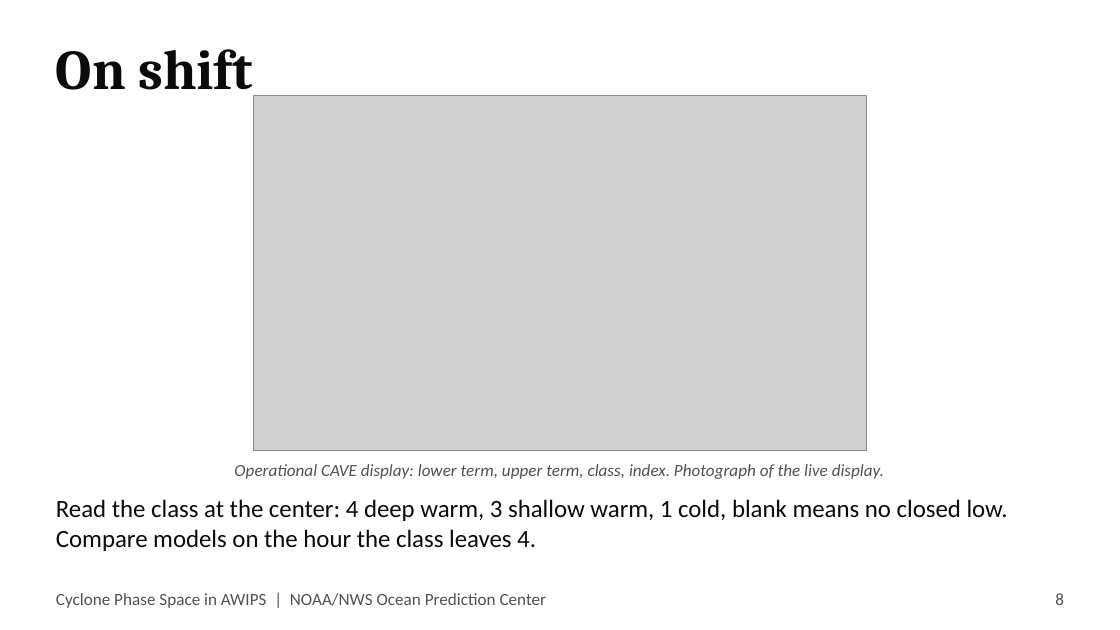
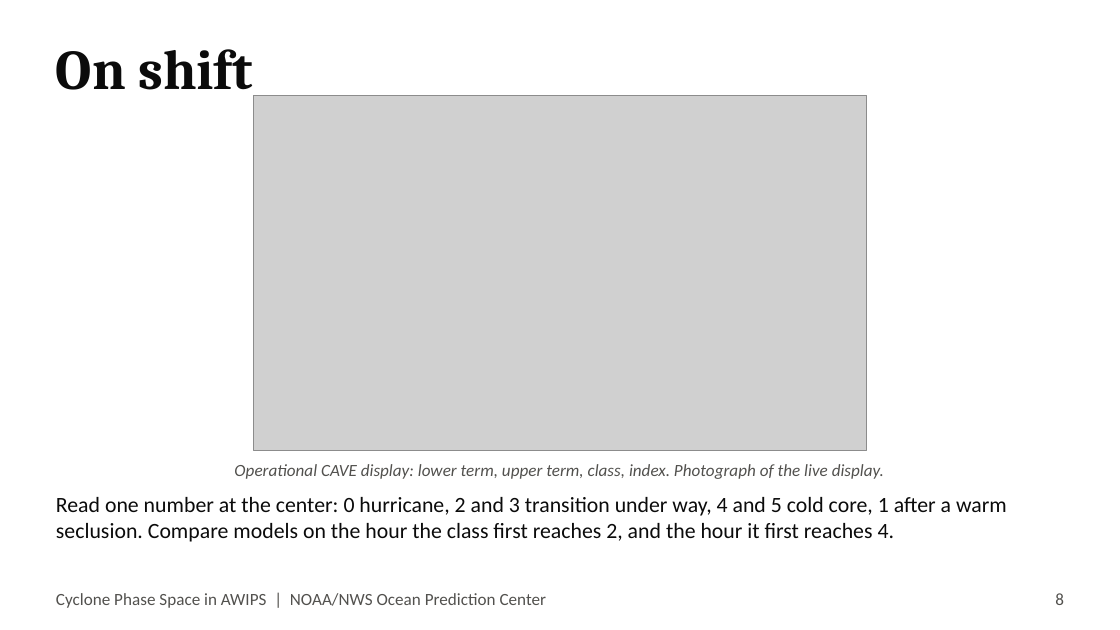
Before and after one commit to jkrek17/awips-tools, a slide deck: slide 8 of D2D/docs/TALK.pptx. Drawn at 1120x630 pixels with LibreOffice and Linux fonts; fonts in the diff are those of the drawing; grey boxes stand for pictures. Boxes give left, top, right and bottom in pixels: in the first picture for what was removed or moved away, otherwise in the second. Text is boxed around its words. In the diff, an @@ line names an element or a change of style, - is before the commit and + after.

```diff
--- a/D2D/docs/TALK.pptx
+++ b/D2D/docs/TALK.pptx
@@ text at bbox=[56, 497, 1007, 542]: text changed; size 16 to 14 pt @@
-Read the class at the center: 4 deep warm, 3 shallow warm, 1 cold, blank means no closed low. Compare models on the hour the class leaves 4.
+Read one number at the center: 0 hurricane, 2 and 3 transition under way, 4 and 5 cold core, 1 after a warm seclusion. Compare models on the hour the class first reaches 2, and the hour it first reaches 4.
```
Also in this commit, not shown: 2 other slides changed.
